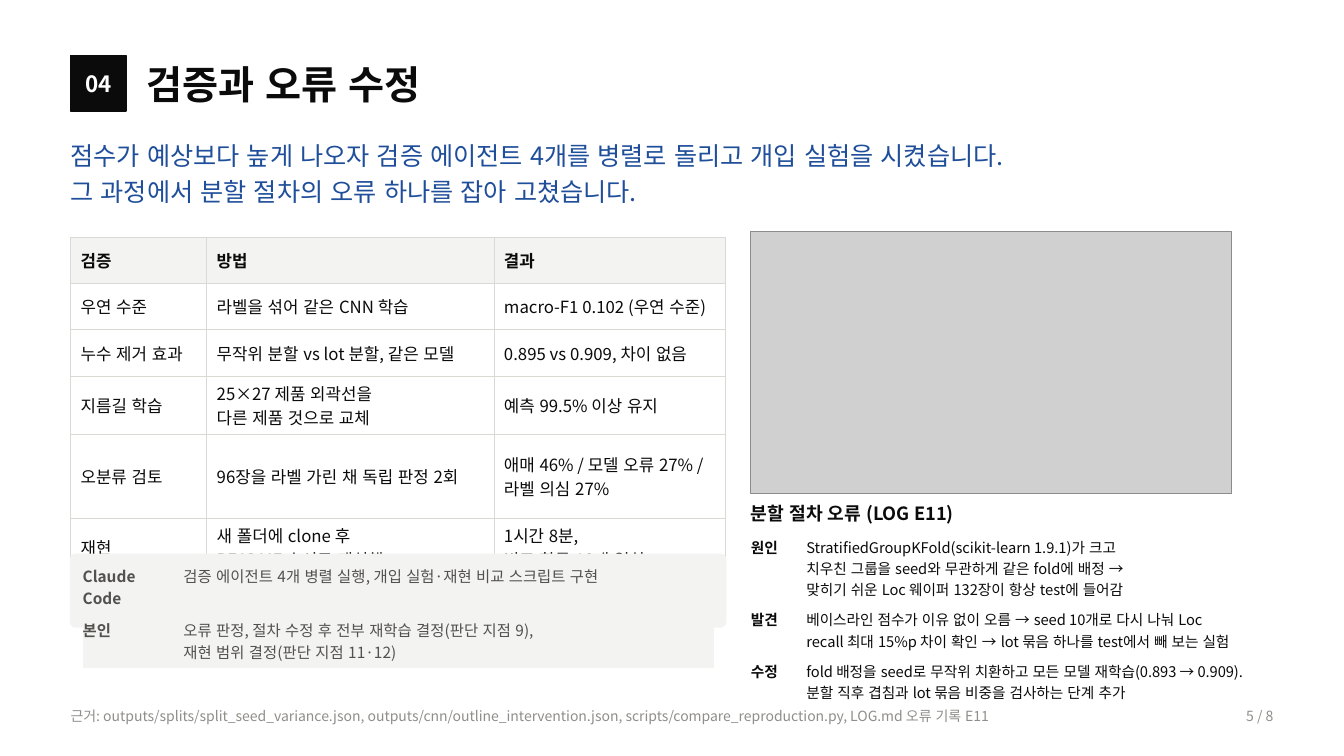
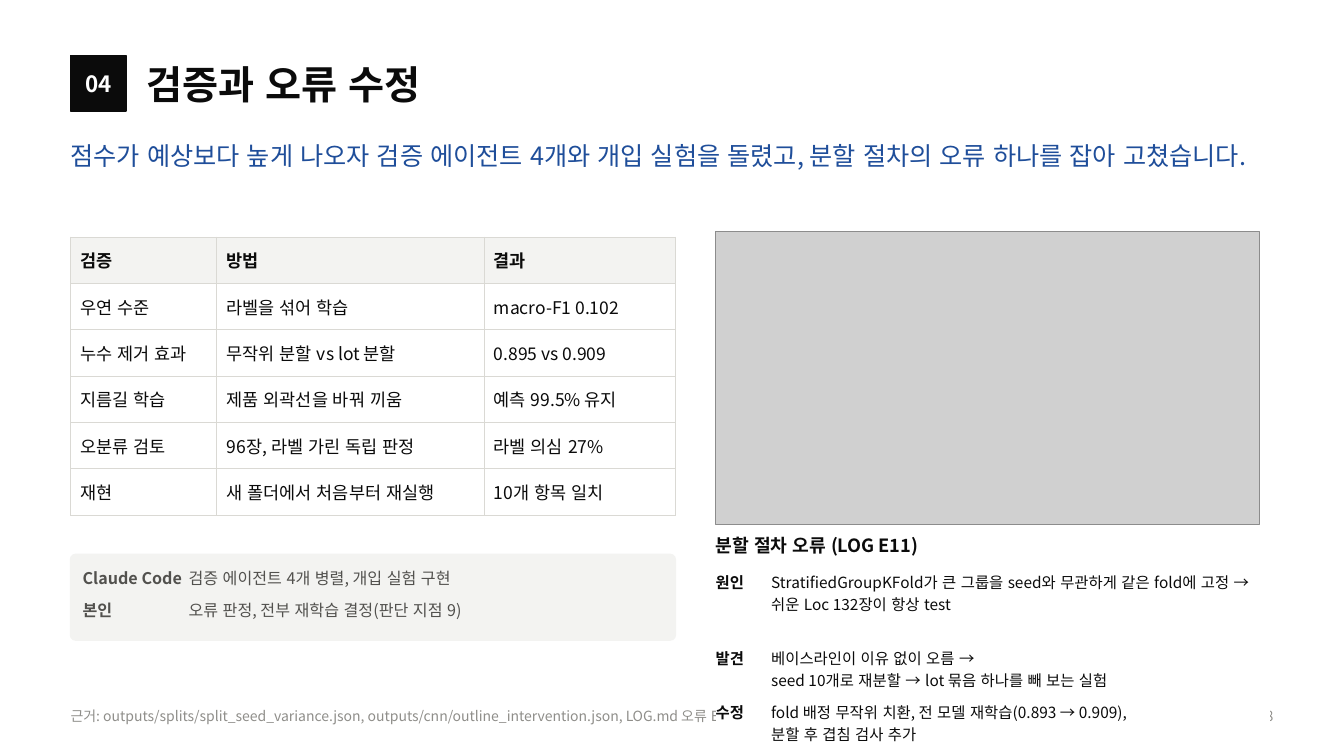
Before and after one commit to sl2ver/wm811k-wafer-defect-classification, a slide deck: slide 5 of portfolio/portfolio.pptx. Drawn at 1344x756 pixels with LibreOffice and Linux fonts; fonts in the diff are those of the drawing; grey boxes stand for pictures. Boxes give left, top, right and bottom in pixels: in the first picture for what was removed or moved away, otherwise in the second. Text is boxed around its words. In the diff, an @@ line names an element or a change of style, - is before the commit and + after.

```diff
--- a/portfolio/portfolio.pptx
+++ b/portfolio/portfolio.pptx
@@ text at (71, 144, 1246, 170): text changed @@
-점수가 예상보다 높게 나오자 검증 에이전트 4개를 병렬로 돌리고 개입 실험을 시켰습니다.
-그 과정에서 분할 절차의 오류 하나를 잡아 고쳤습니다.
+점수가 예상보다 높게 나오자 검증 에이전트 4개와 개입 실험을 돌렸고, 분할 절차의 오류 하나를 잡아 고쳤습니다.
@@ table at (71, 237, 676, 505) @@
-row 2, column 2: 라벨을 섞어 같은 CNN 학습
+row 2, column 2: 라벨을 섞어 학습
-row 2, column 3: macro-F1 0.102 (우연 수준)
+row 2, column 3: macro-F1 0.102
-row 3, column 2: 무작위 분할 vs lot 분할, 같은 모델
+row 3, column 2: 무작위 분할 vs lot 분할
-row 3, column 3: 0.895 vs 0.909, 차이 없음
+row 3, column 3: 0.895 vs 0.909
-row 4, column 2: 25×27 제품 외곽선을 다른 제품 것으로 교체
+row 4, column 2: 제품 외곽선을 바꿔 끼움
-row 4, column 3: 예측 99.5% 이상 유지
+row 4, column 3: 예측 99.5% 유지
-row 5, column 2: 96장을 라벨 가린 채 독립 판정 2회
+row 5, column 2: 96장, 라벨 가린 독립 판정
-row 5, column 3: 애매 46% / 모델 오류 27% / 라벨 의심 27%
+row 5, column 3: 라벨 의심 27%
-row 6, column 2: 새 폴더에 clone 후 README 순서로 재실행
+row 6, column 2: 새 폴더에서 처음부터 재실행
-row 6, column 3: 1시간 8분, 비교 항목 10개 일치
+row 6, column 3: 10개 항목 일치
@@ size 12 to 12.5 pt in "검증", "방법", "결과", "우연 수준" and 4 more places @@
@@ table: place and size @@
-table at (71, 237, 726, 575)
+table at (71, 237, 676, 505)
@@ picture: place and size @@
-picture at (751, 232, 1232, 494)
+picture at (716, 232, 1260, 524)
@@ text "분할 절차 오류 (LOG E11)": place and size @@
-text "분할 절차 오류 (LOG E11)" at (751, 504, 954, 524)
+text "분할 절차 오류 (LOG E11)" at (716, 536, 919, 556)
@@ rounded rectangle: place and size @@
-rounded rectangle at (71, 555, 726, 627)
+rounded rectangle at (71, 555, 676, 640)
@@ rounded rectangle at (71, 555, 676, 640): proportions changed @@
@@ table at (83, 562, 663, 662) @@
-row 1, column 2: 검증 에이전트 4개 병렬 실행, 개입 실험·재현 비교 스크립트 구현
+row 1, column 2: 검증 에이전트 4개 병렬, 개입 실험 구현
-row 2, column 2: 오류 판정, 절차 수정 후 전부 재학습 결정(판단 지점 9), 재현 범위 결정(판단 지점 11·12)
+row 2, column 2: 오류 판정, 전부 재학습 결정(판단 지점 9)
@@ size 11 to 11.5 pt in "Claude Code", "본인" @@
@@ table: place and size @@
-table at (83, 561, 714, 665)
+table at (83, 562, 663, 662)
@@ table at (716, 567, 1270, 746) @@
-row 1, column 2: StratifiedGroupKFold(scikit-learn 1.9.1)가 크고 치우친 그룹을 seed와 무관하게 같은 fold에 배정 → 맞히기 쉬운 Loc 웨이퍼 132장이 항상 test에 들어감
+row 1, column 2: StratifiedGroupKFold가 큰 그룹을 seed와 무관하게 같은 fold에 고정 → 쉬운 Loc 132장이 항상 test
-row 2, column 2: 베이스라인 점수가 이유 없이 오름 → seed 10개로 다시 나눠 Loc recall 최대 15%p 차이 확인 → lot 묶음 하나를 test에서 빼 보는 실험
+row 2, column 2: 베이스라인이 이유 없이 오름 → seed 10개로 재분할 → lot 묶음 하나를 빼 보는 실험
-row 3, column 2: fold 배정을 seed로 무작위 치환하고 모든 모델 재학습(0.893 → 0.909). 분할 직후 겹침과 lot 묶음 비중을 검사하는 단계 추가
+row 3, column 2: fold 배정 무작위 치환, 전 모델 재학습(0.893 → 0.909), 분할 후 겹침 검사 추가
@@ size 10.5 to 11 pt in "원인", "발견", "수정" @@
@@ table: place and size @@
-table at (751, 532, 1275, 703)
+table at (716, 567, 1270, 746)
@@ text at (71, 707, 735, 724): text changed @@
-근거: outputs/splits/split_seed_variance.json, outputs/cnn/outline_intervention.json, scripts/compare_reproduction.py, LOG.md 오류 기록 E11
+근거: outputs/splits/split_seed_variance.json, outputs/cnn/outline_intervention.json, LOG.md 오류 E11
```
Also in this commit, not shown: 6 other slides changed, 15 other files.
